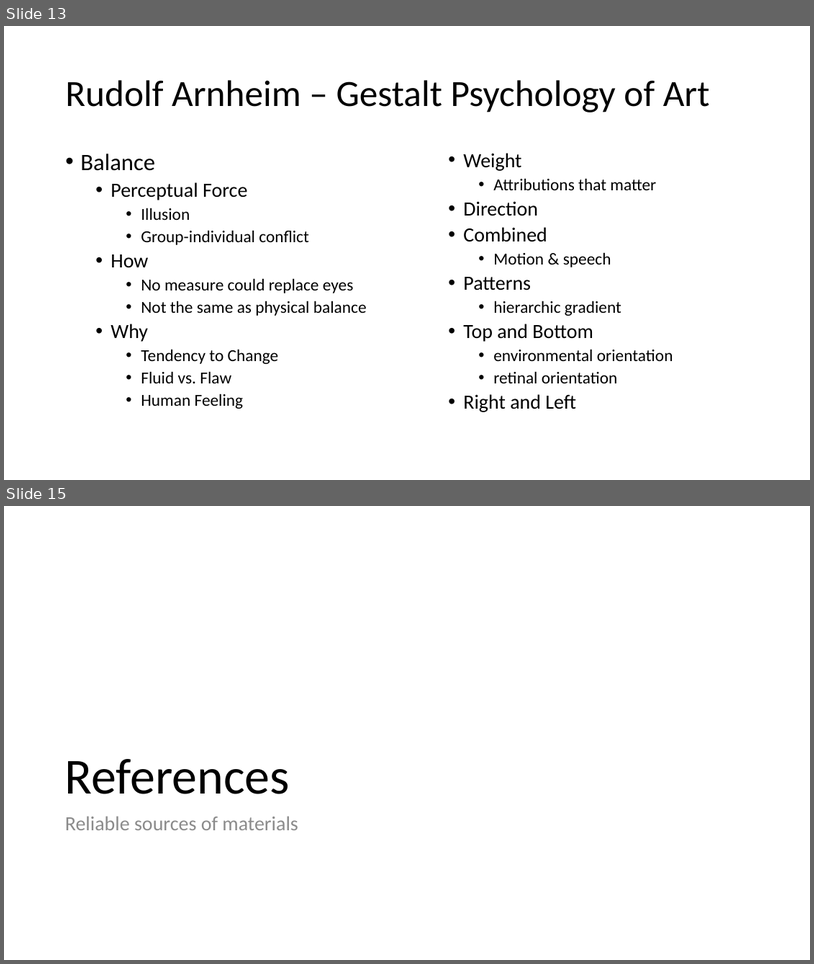
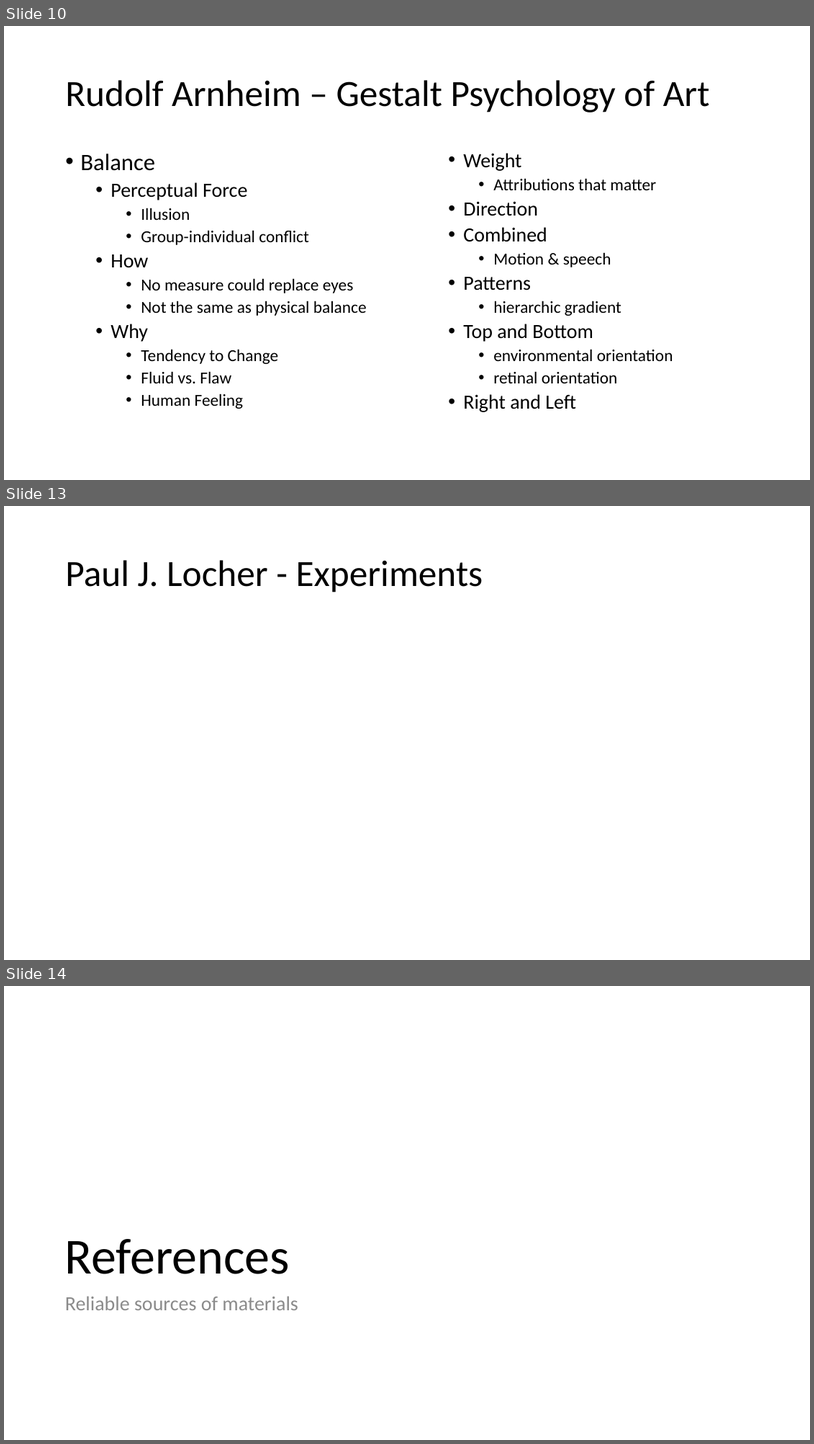
Before and after one commit to PatriciaXiao/Conclusion, a slide deck: Conclusion.pptx. Shown one above the other, each under a label of ours: slides 13 and 15 before the commit, slides 10, 13 and 14 after it; the slides between them are not shown. The pictures are 814x964 and 814x1444 pixels, drawn with LibreOffice and Linux fonts; fonts in the diff are those of the drawing. Boxes give left, top, right and bottom in pixels: in the first picture for what was removed or moved away, otherwise in the second. Text is boxed around its words. In the diff, an @@ line names an element or a change of style, - is before the commit and + after.

Commit message:
11242015
Shape Done; new psychologist (Paul) that might have conducted useful
experiments was found.

```diff
--- a/Conclusion.pptx
+++ b/Conclusion.pptx
@@ slide 13 added at [4, 506, 810, 960], background #FFFFFF @@
@@ title added at [65, 560, 484, 592], 44 pt, text #000000 @@
+Paul J. Locher - Experiments
@@ what was slide 13 is now slide 10 @@
@@ what was slide 15 is now slide 14 @@
```
Also in this commit, not shown: 2 slides changed, 1 other slide added, 3 slides removed, 3 other files.
